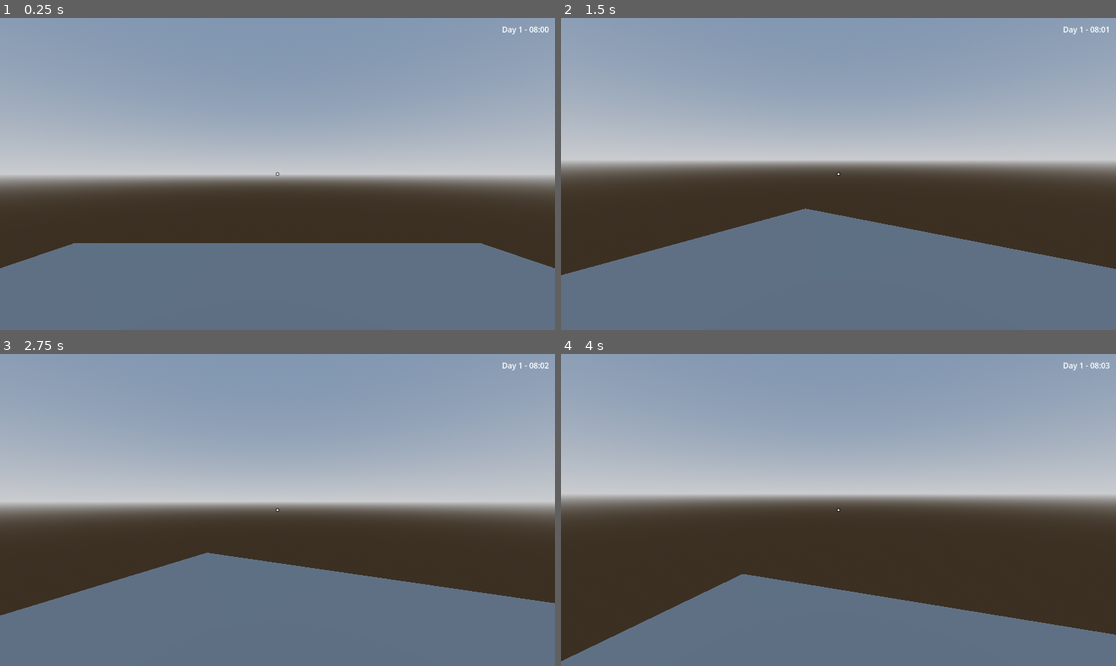
Above: before the commit, frames 1-4 (two rows, left to right).
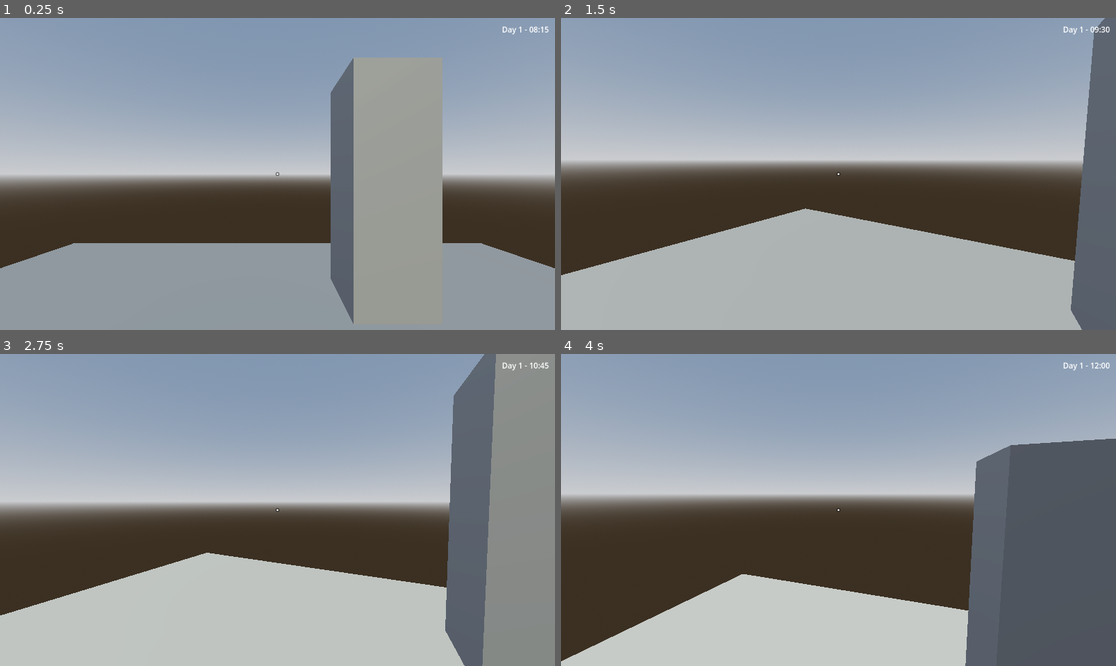
Above: after the commit, the same moments.

Repository: cdw66/GodotDayNightCycle
Game: Godot game, scene res://Main.tscn
Two runs of this game, one before a commit and one after it. Both use one fixed random seed, a clock stepped at 60 frames per second and the inputs below.
Inputs (mouse positions are in pixels of both pictures, inside the frame that each line leads up to):
- Up to frame 1 (0.25 s): no input
- Up to frame 2 (1.5 s): tap Enter (ui_accept) at 0.5, 0.77 s; move the mouse to (960, 158) at 0.52 s; hold Right (ui_right) 0.53-1.28 s; tap Ctrl (crouch) at 0.6 s; click (960, 158) at 0.67 s; move the mouse to (810, 174) at 1.27 s; hold Up (ui_up) from 1.28 s (still down); tap ` (freefly) at 1.35 s
- Up to frame 3 (2.75 s): keep holding Up (ui_up); tap Enter (ui_accept) at 1.52, 2 s; move the mouse to (288, 503) at 2.02 s; tap Shift (sprint) at 2.1 s
- Up to frame 4 (4 s): keep holding Up (ui_up); tap Enter (ui_accept) at 2.75, 3.02, 3.5, 3.77 s; move the mouse to (832, 516) at 2.77 s; tap Ctrl (crouch) at 2.85 s; click (832, 516) at 2.92 s; move the mouse to (877, 513) at 3.52 s; tap ` (freefly) at 3.6 s

The runs differ from the first frame. In frame 1, 38% of the frame differs, in the area x 0-100%, y 2-100%; in frame 2, 33%; in frame 3, 41%, in the area x 0-100%, y 0-100%; in frame 4, 33%.

Commit message:
Added day/night cycle

Diff:
--- /dev/null
+++ b/DayNightCycle.gd
@@ -0,0 +1,57 @@
+extends Node3D
+
+@onready var sun_light = $SunLight
+@onready var moon_light = $MoonLight
+
+# Settings
+@export var day_start_hour: int = 6
+@export var night_start_hour: int = 18
+
+@export var max_day_light_energy: float = 1.0
+@export var max_night_light_energy: float = 0.2
+
+@export var day_light_color: Color = Color(1, 1, 0.9)
+@export var night_light_color: Color = Color(0.6, 0.7, 1.0)
+
+func _ready():
+	GameClock.time_updated.connect(_on_time_updated)
+	_on_time_updated(GameClock.day, GameClock.hour, GameClock.minute)
+
+func _on_time_updated(day: int, hour: int, minute: int) -> void:
+	var normalized_time = (hour + (minute / 60.0)) / 24.0
+
+	# Sun arcs from -90 (noon overhead) across the sky
+	var sun_angle = lerp(90.0, -270.0, normalized_time)
+	sun_light.rotation_degrees = Vector3(sun_angle, 0, 0)
+
+	# Moon is always opposite the sun
+	var moon_angle = fposmod(sun_angle + 180.0, 360.0)
+	moon_light.rotation_degrees = Vector3(moon_angle, 0, 0)
+
+	# Light intensities based on their angles
+	var sun_fade = get_sun_fade()
+	var moon_fade = get_moon_fade()
+
+	sun_light.light_energy = sun_fade * max_day_light_energy
+	sun_light.light_color = day_light_color
+
+	moon_light.light_energy = moon_fade * max_night_light_energy
+	moon_light.light_color = night_light_color
+
+func get_sun_fade() -> float:
+	var angle = sun_light.rotation_degrees.x
+	angle = fmod(angle + 180.0, 360.0) - 180.0
+
+	# Shift by 90 degrees to align correctly
+	var fade = cos(deg_to_rad(angle + 90.0))
+
+	return clamp(fade, 0.0, 1.0)
+
+func get_moon_fade() -> float:
+	var angle = moon_light.rotation_degrees.x
+	angle = fmod(angle + 180.0, 360.0) - 180.0
+
+	# Shift by 90 degrees
+	var fade = cos(deg_to_rad(angle + 90.0))
+
+	return clamp(fade, 0.0, 1.0)
--- /dev/null
+++ b/DayNightCycle.tscn
@@ -0,0 +1,28 @@
+[gd_scene load_steps=5 format=3 uid="uid://ctsitfvedmvdg"]
+
+[ext_resource type="Script" uid="uid://4dsfaedxiyge" path="res://DayNightCycle.gd" id="1_ys5nt"]
+
+[sub_resource type="ProceduralSkyMaterial" id="ProceduralSkyMaterial_8k0a0"]
+sky_horizon_color = Color(0.662243, 0.671743, 0.686743, 1)
+ground_horizon_color = Color(0.662243, 0.671743, 0.686743, 1)
+
+[sub_resource type="Sky" id="Sky_ys5nt"]
+sky_material = SubResource("ProceduralSkyMaterial_8k0a0")
+
+[sub_resource type="Environment" id="Environment_ge6uf"]
+background_mode = 2
+sky = SubResource("Sky_ys5nt")
+tonemap_mode = 2
+glow_enabled = true
+
+[node name="DayNightCycle" type="Node3D"]
+script = ExtResource("1_ys5nt")
+
+[node name="WorldEnvironment" type="WorldEnvironment" parent="."]
+environment = SubResource("Environment_ge6uf")
+
+[node name="SunLight" type="DirectionalLight3D" parent="."]
+light_color = Color(1, 0.967331, 0.805942, 1)
+
+[node name="MoonLight" type="DirectionalLight3D" parent="."]
+light_color = Color(0.0857342, 0.0552545, 0.476563, 1)
--- a/GameClock.gd
+++ b/GameClock.gd
@@ -7,8 +7,8 @@
 var minute: int = 0
 var paused: bool = false
 
-@export var seconds_per_in_game_minute: float = 1.25
-#@export var seconds_per_in_game_minute: float = 0.1
+#@export var seconds_per_in_game_minute: float = 1.25
+@export var seconds_per_in_game_minute: float = 0.01
 
 var _accumulator := 0.0
 
--- a/Main.tscn
+++ b/Main.tscn
@@ -1,25 +1,12 @@
-[gd_scene load_steps=6 format=3 uid="uid://b7iblb2m1rc6f"]
+[gd_scene load_steps=4 format=3 uid="uid://b7iblb2m1rc6f"]
 
 [ext_resource type="PackedScene" uid="uid://d0gd66hcarbth" path="res://Scenes/Player/Player.tscn" id="1_glv2v"]
+[ext_resource type="PackedScene" uid="uid://ctsitfvedmvdg" path="res://DayNightCycle.tscn" id="1_r0du0"]
 [ext_resource type="Script" uid="uid://7gnuk2hdtskl" path="res://ClockUI.gd" id="2_uu6xs"]
-
-[sub_resource type="ProceduralSkyMaterial" id="ProceduralSkyMaterial_uu6xs"]
-sky_horizon_color = Color(0.662243, 0.671743, 0.686743, 1)
-ground_horizon_color = Color(0.662243, 0.671743, 0.686743, 1)
-
-[sub_resource type="Sky" id="Sky_r0du0"]
-sky_material = SubResource("ProceduralSkyMaterial_uu6xs")
-
-[sub_resource type="Environment" id="Environment_cm0pq"]
-background_mode = 2
-sky = SubResource("Sky_r0du0")
-tonemap_mode = 2
-glow_enabled = true
 
 [node name="Root" type="Node3D"]
 
-[node name="WorldEnvironment" type="WorldEnvironment" parent="."]
-environment = SubResource("Environment_cm0pq")
+[node name="DayNightCycle" parent="." instance=ExtResource("1_r0du0")]
 
 [node name="Platform" type="CSGBox3D" parent="."]
 transform = Transform3D(1, 0, 0, 0, 1, 0, 0, 0, 1, 0, -0.0614594, 0)
@@ -55,3 +42,8 @@
 offset_right = -12.0
 offset_bottom = 35.0
 grow_horizontal = 0
+
+[node name="CSGBox3D" type="CSGBox3D" parent="."]
+transform = Transform3D(1, 0, 0, 0, 1, 0, 0, 0, 1, 1.35614, 1.5, -2.7871)
+use_collision = true
+size = Vector3(1, 3, 1)
Not shown, added: DayNightCycle.gd.uid
